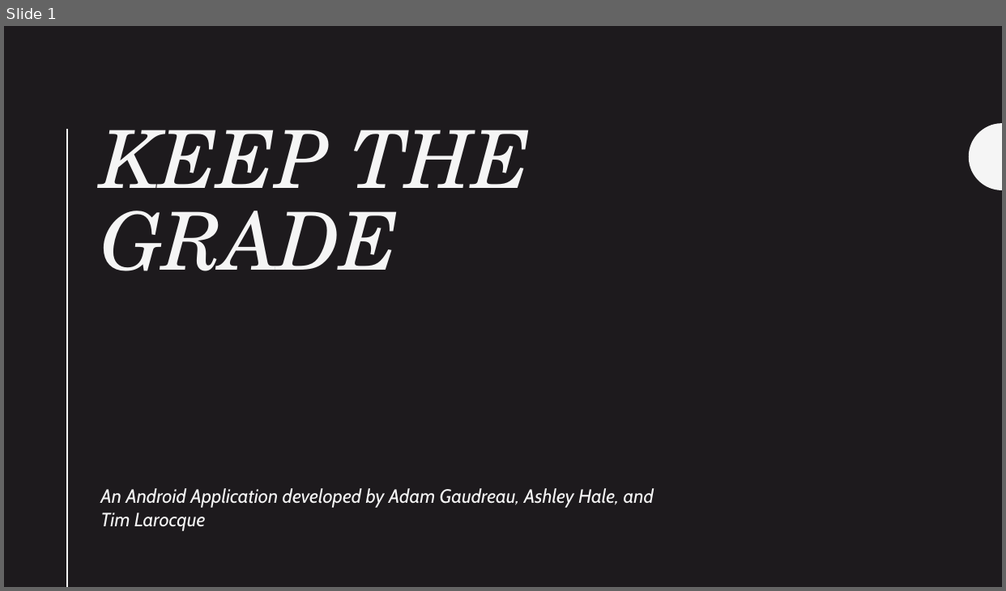
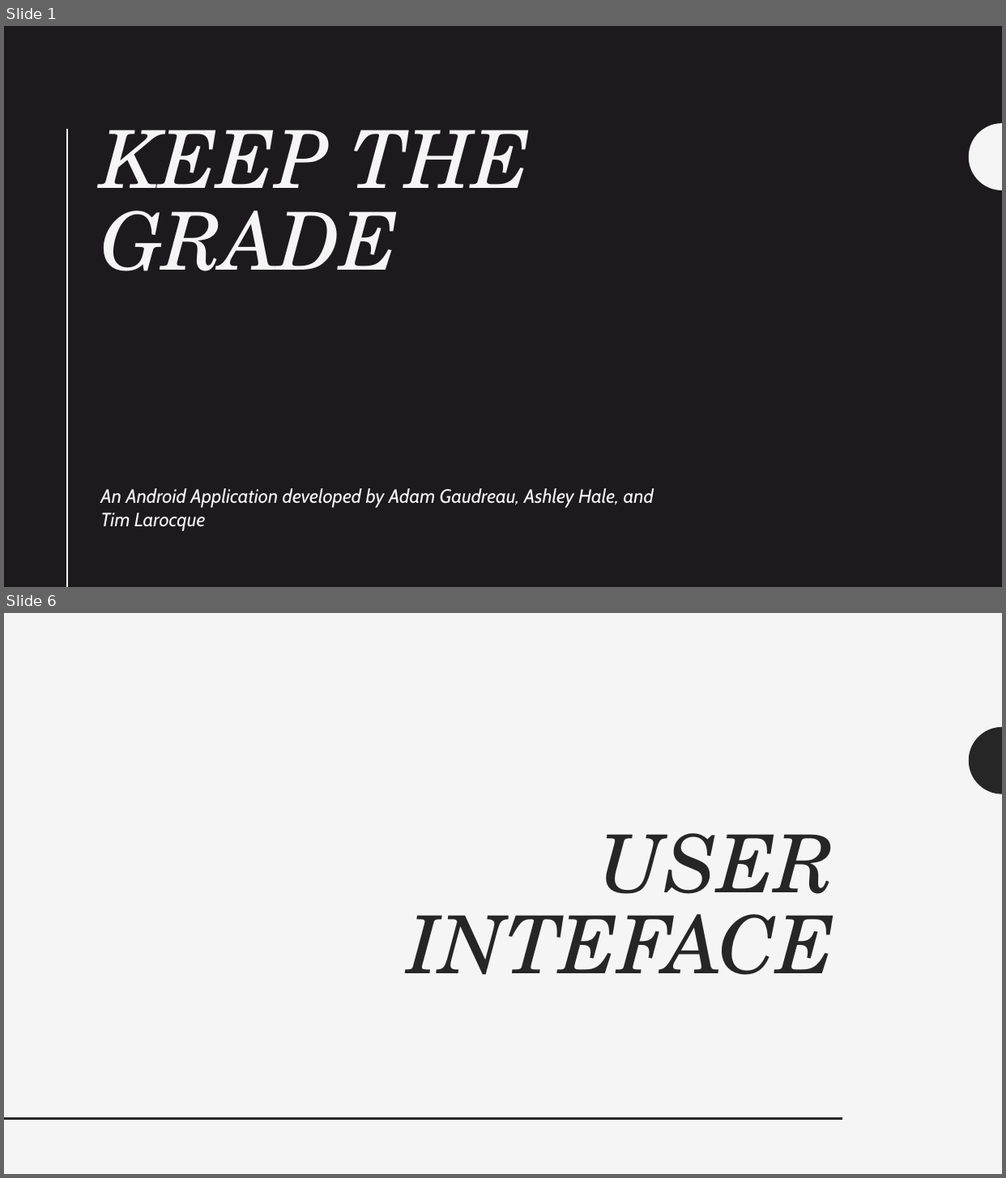
Before and after one commit to uml-app1-2016/Keep-the-Grade, a slide deck: Presentation.pptx. Shown one above the other, each under a label of ours: slide 1 before the commit, slides 1 and 6 after it; the slides between them are not shown. The pictures are 1006x591 and 1006x1178 pixels, drawn with LibreOffice and Linux fonts; fonts in the diff are those of the drawing. Boxes give left, top, right and bottom in pixels: in the first picture for what was removed or moved away, otherwise in the second. Text is boxed around its words. In the diff, an @@ line names an element or a change of style, - is before the commit and + after.

```diff
--- a/Presentation.pptx
+++ b/Presentation.pptx
@@ slide 6 added at box(4, 613, 1002, 1174), background #F5F5F5 @@
@@ freeform shape added at box(969, 726, 1002, 794), fill #262626 @@
@@ title added at box(408, 833, 835, 975), 77 pt, text #262626, italic @@
+USER INTEFACE
@@ line added from (842, 1119) to (4, 1119), #262626 2 pt @@
```
Also in this commit, not shown: 11 other slides added.
